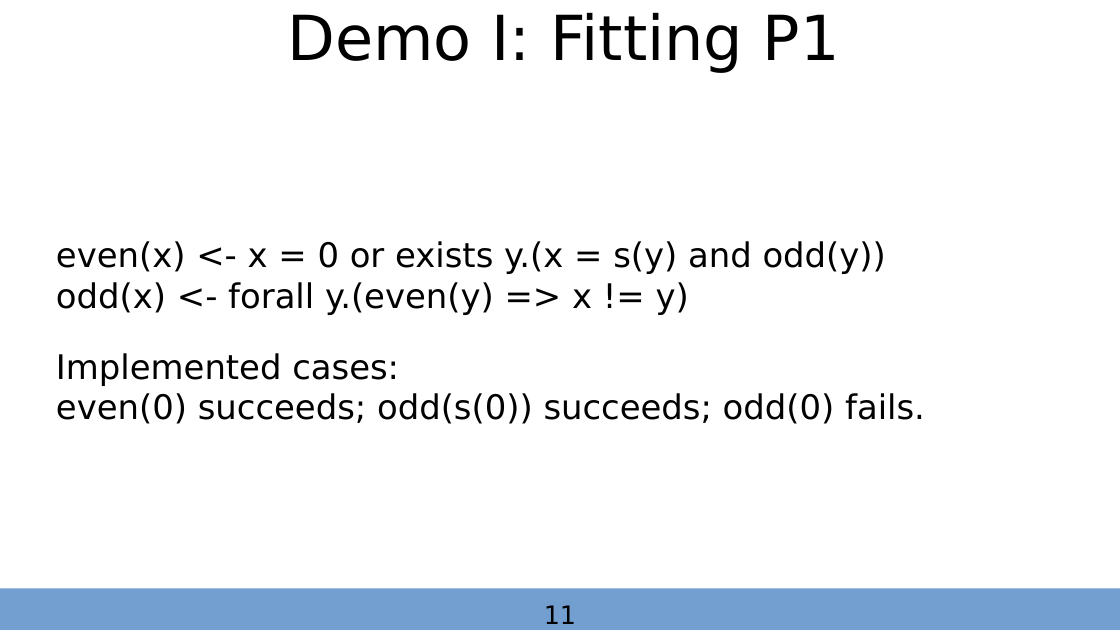
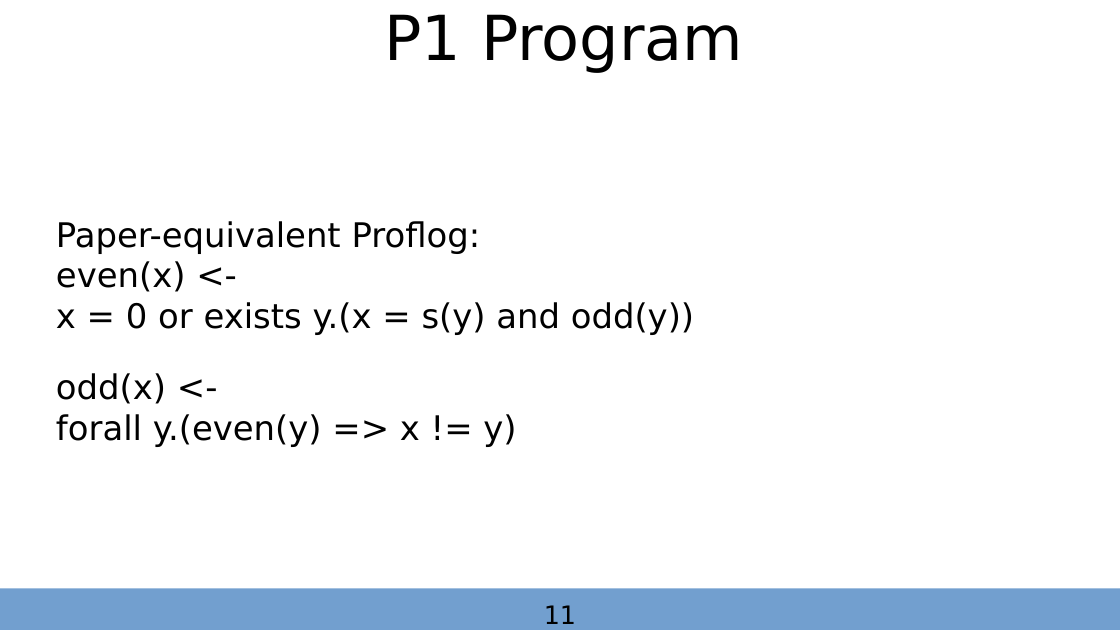
Before and after one commit to autarkenterprises/proflog, a slide deck: slide 11 of iuls2026/proflog_implementation_and_rationale_iuls2026.odp. Drawn at 1120x630 pixels with LibreOffice and Linux fonts; fonts in the diff are those of the drawing. Boxes give left, top, right and bottom in pixels: in the first picture for what was removed or moved away, otherwise in the second. Text is boxed around its words. In the diff, an @@ line names an element or a change of style, - is before the commit and + after.

```diff
--- a/iuls2026/proflog_implementation_and_rationale_iuls2026.odp
+++ b/iuls2026/proflog_implementation_and_rationale_iuls2026.odp
@@ text at (384, 14, 743, 73): text changed @@
-Demo I: Fitting P1
+P1 Program
@@ subtitle at (56, 221, 694, 447): text changed @@
-even(x) <- x = 0 or exists y.(x = s(y) and odd(y))
-odd(x) <- forall y.(even(y) => x != y)
-Implemented cases:
-even(0) succeeds; odd(s(0)) succeeds; odd(0) fails.
+Paper-equivalent Proflog:
+even(x) <-
+x = 0 or exists y.(x = s(y) and odd(y))
+odd(x) <-
+forall y.(even(y) => x != y)
```
Also in this commit, not shown: 7 other slides changed, 4 slides added, 5 other files.
